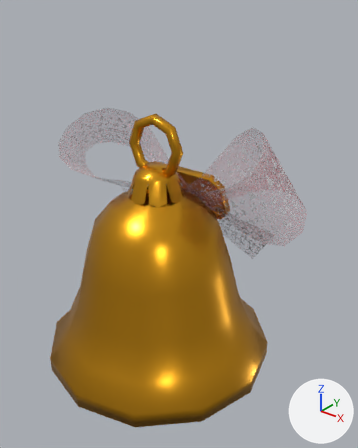
The FBX model Unity Bundle/Assets/BeatLeader/6_Geometry/Ball_5_Bell.fbx as it was, and as the next commit left it.
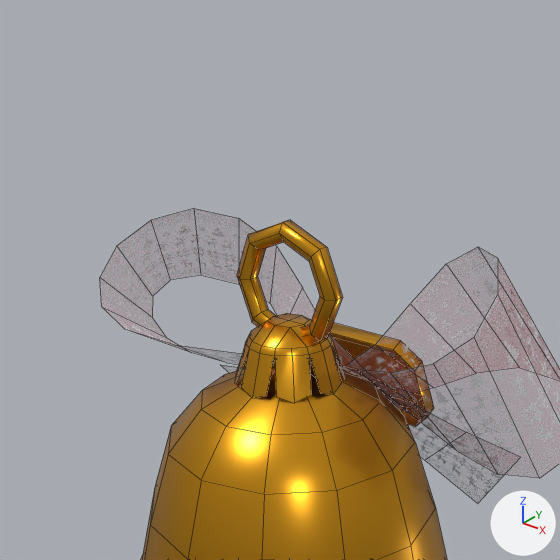
Each version is shown whole from a 50 mm camera at (0.279, -0.0893, -0.0634) aimed at (0.2036, 0.0049, -0.1218), then close up on the part from 2% to 82% of the width and 0% to 64% of the height. The axes (+X, +Y, +Z) are drawn at lower right. The lights are the same throughout. The close-ups show mesh edges as thin lines. Where no turn or scale is listed for an object, it has been applied to the vertices.

In view in the first close-up: 'Ball#5-Bell'.
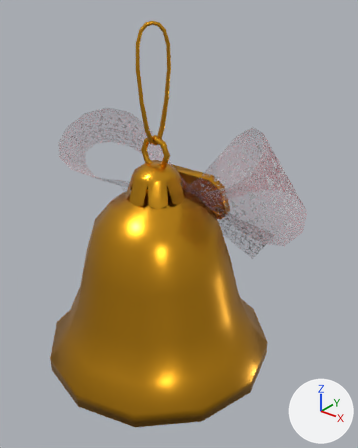
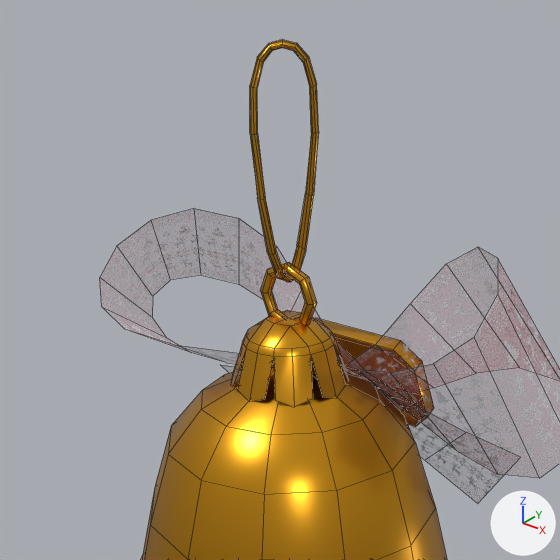
The newer file is also rescaled (x0.986), turned or shifted as a whole; pictures and numbers use the older file's frame.

Location of each change, (x1, y1, x2, y2) in pixels of the close-ups (560 x 560 px; the box of a moved part takes in the faces that stretch with it):
'Ball#5-Bell', reshaped
    before: (100, 209, 560, 560)
    after: (100, 39, 560, 560)
part 1 of me_ball_5_bell_001, moved or reshaped
    before: (237, 220, 343, 343)
    after: (261, 262, 317, 326)
part 2 of me_ball_5_bell_001, moved or reshaped
    before: (234, 313, 345, 403)
    after: (231, 311, 349, 407)
part 3 of me_ball_5_bell_001, added
    after: (250, 39, 319, 282)
part 4 of me_ball_5_bell_001, surface changed
    both: (227, 362, 393, 424)

The change in detail:
me_ball_5_bell_001 is used by ob_ball_5_bell; location (0.2, 0.0, -0.1).
me_ball_5_bell_001 had 357 vertices, 285 faces and spanned x -0.0397..0.0378, y -0.0318..0.0318, z -0.0767..0.0083.
me_ball_5_bell_001 now has 485 vertices, 413 faces and spans x -0.0397..0.0378, y -0.0318..0.0318, z -0.0767..0.0291.
me_ball_5_bell_001 part 1: the loose piece of 48 vertices spanning x -0.0083..0.0083, y -0.0014..0.0014, z -0.0083..0.0083 is scaled about its middle by 0.536, then moved by (0.0, 0.0, -0.0014).
me_ball_5_bell_001 part 2: the loose piece of 65 vertices spanning x -0.0074..0.0074, y -0.0074..0.0074, z -0.0131..-0.0045 is scaled about its middle by 1.07.
me_ball_5_bell_001 part 3: a new loose piece of 128 vertices spanning x -0.0031..0.0031, y -0.0034..0.0034, z 0.0005..0.0291, in mat_brass (orange #e7a528).
me_ball_5_bell_001 part 4: 48 kept faces spanning x -0.0231..0.0231, y -0.0231..0.0231, z -0.0427..-0.0107 get new texture (UV) coordinates.
